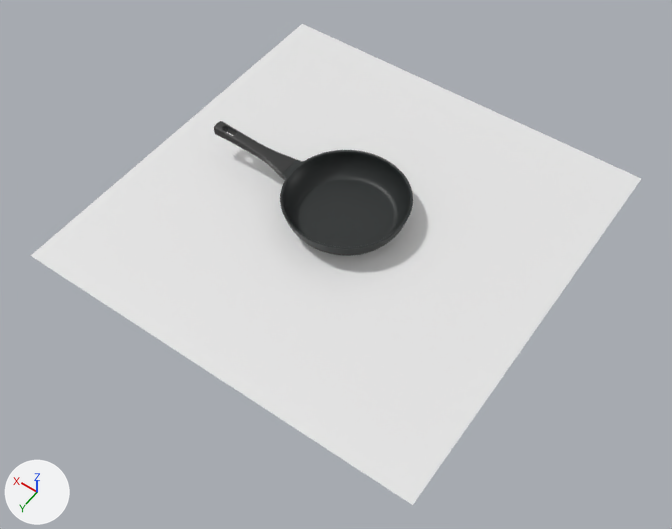
One commit to the Blender file blender/gotika_24_black.blend: the scene before it, then after it.
Rendered twice from a camera (50 mm lens) standing at (-6.71, 9.73, 13.59) and looking at (-0.37, 0.85, -0.36). The axes (+X, +Y, +Z) are drawn at lower left. The lights are the same throughout. The older version comes first.
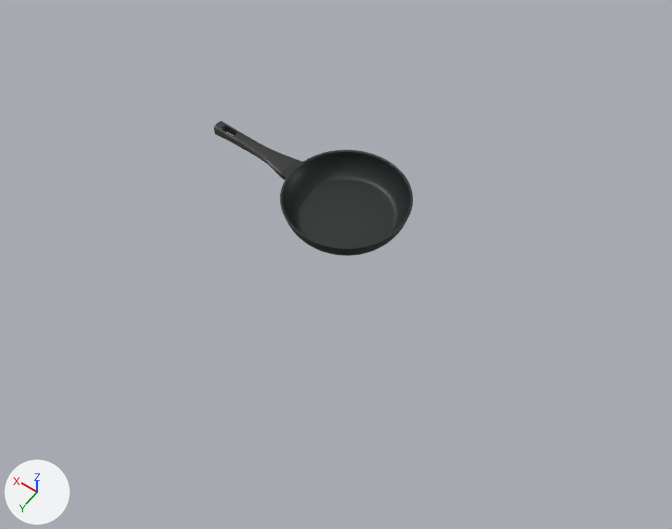
Commit message: update gotika

What the commit changed:
Object 'Plane' (ob_plane) is now hidden.

Location of each change, (x1, y1, x2, y2) in pixels of the pictures (672 x 529 px):
'Plane', hidden: before (31, 24, 641, 505)
